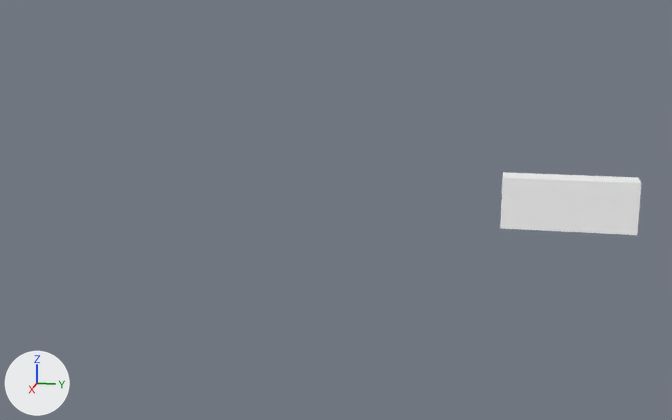
What one commit did to the Blender file ast/models/architectural/rooms/hallway_new/hallway_new.blend.
Camera for both pictures: a 50 mm camera at (92.8, -11.4, 21.4) aimed at (9.5, -28.1, 0.5). The axes (+X, +Y, +Z) are drawn at lower left. The lights are the same throughout. The picture after the commit comes second.

Names of what the first picture shows: 'hallway'.
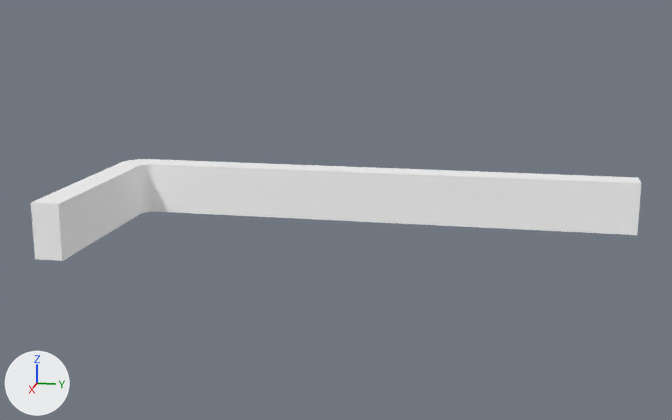
What differs and where, as boxes [x1, y1, x2, y2] in the pictures (672 x 420 px):
'hallway', reshaped (330% wider, 61% taller)
    before: [500, 172, 641, 235]
    after: [31, 159, 641, 261]
part 1 of me_plane_001, built on
    after: [31, 159, 503, 261]

The change in detail:
me_plane_001 is used by ob_hallway; location (1.34, -0.45, 0.0); rotation (3.142, 1.571, 0.0), in degrees (180, 90, 0).
me_plane_001 had 8 vertices, 5 faces and spanned x -2.59..2.6, y -0.55..12.57, z 0.0..2.68.
me_plane_001 now has 123 vertices, 78 faces and spans x -2.59..2.63, y -0.55..52.8, z -18.75..2.68.
Part 1, on me_plane_001:
1 face is deleted.
76 vertices are added at x -2.56..2.63, y 31.48..52.8, z -18.75..2.68.
13 new vertices lie (2.58, -0.01, -0.01) away from vertices in x -2.54..0.05, y 48.76..50.15, z -1.3..0.01.
6 new vertices lie (2.59, -0.01, -0.01) away from vertices in x 0.04, y 48.75..49.67, z -0.34..0.0.
8 new vertices lie (5.17, 0.0, 0.0) away from vertices in x -2.54, y 50.15..52.8, z -18.75..2.31.
6 new vertices lie (5.17, -0.01, 0.0) away from vertices in x -2.54, y 50.83..52.8, z 0.38..2.65.
6 new vertices lie (2.58, 0.0, -0.01) away from vertices in x -2.54..0.05, y 49.15..50.15, z -1.4..-0.05.
74 new faces join them.
